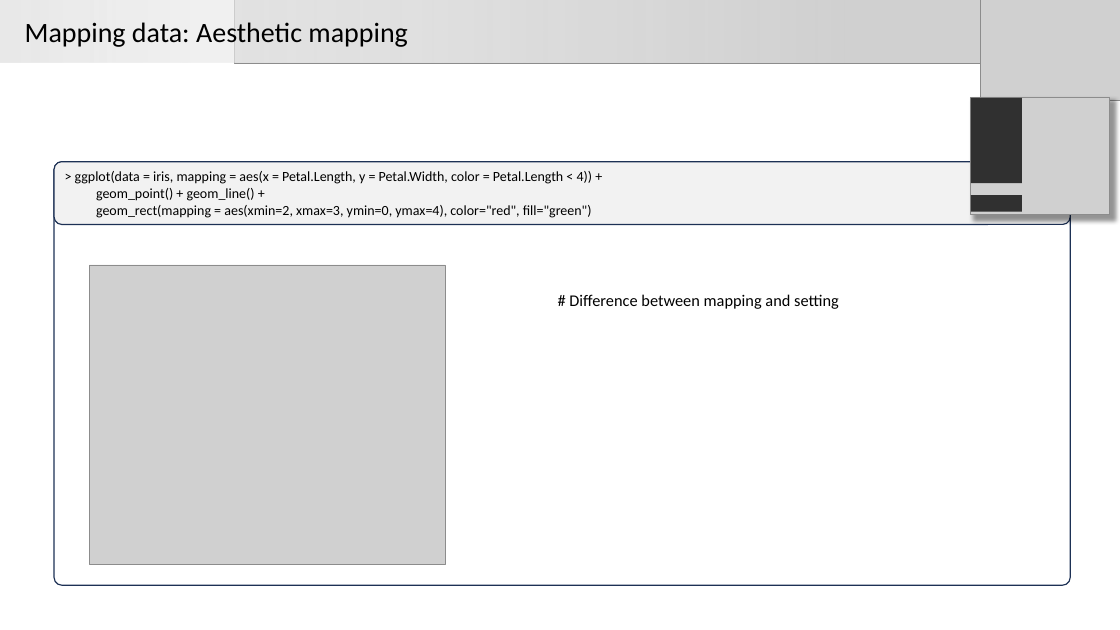
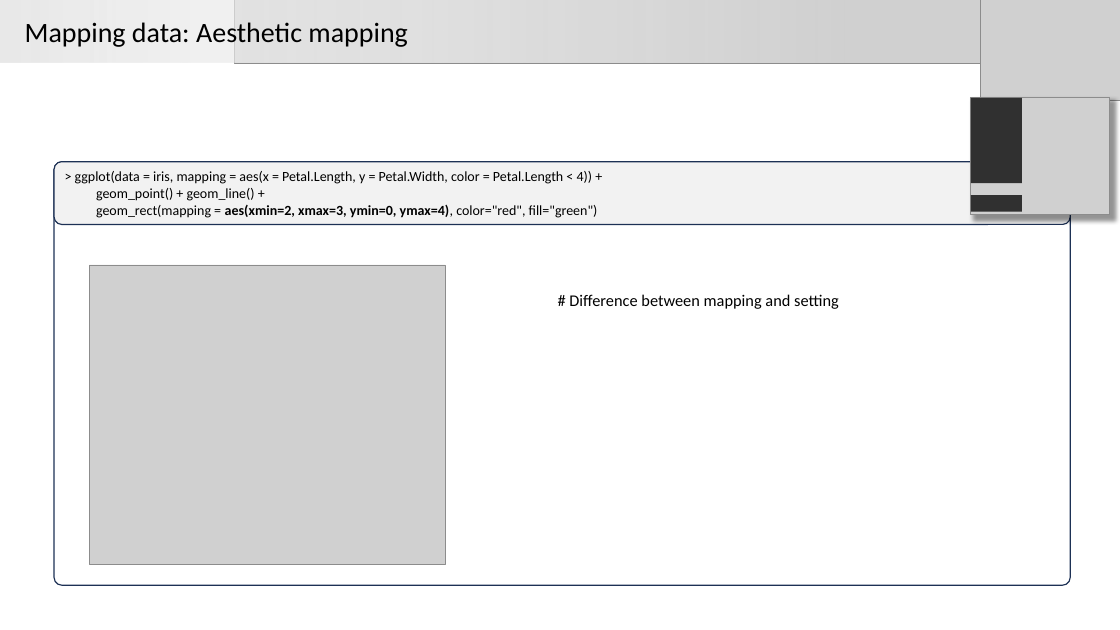
Before and after one commit to Carlospq/ggplot2Workshop, a slide deck: slide 30 of GGplot_workshop.pptx. Drawn at 1120x630 pixels with LibreOffice and Linux fonts; fonts in the diff are those of the drawing; grey boxes stand for pictures. Boxes give left, top, right and bottom in pixels: in the first picture for what was removed or moved away, otherwise in the second. Text is boxed around its words. In the diff, an @@ line names an element or a change of style, - is before the commit and + after.

```diff
--- a/GGplot_workshop.pptx
+++ b/GGplot_workshop.pptx
@@ text in rounded rectangle at box(96, 205, 598, 218): bold on in "aes(xmin=2, xmax=3, ymin=0, ymax=4)," @@
```
Also in this commit, not shown: 11 other slides changed, 1 slide added, 2 slides removed, 3 other files.
